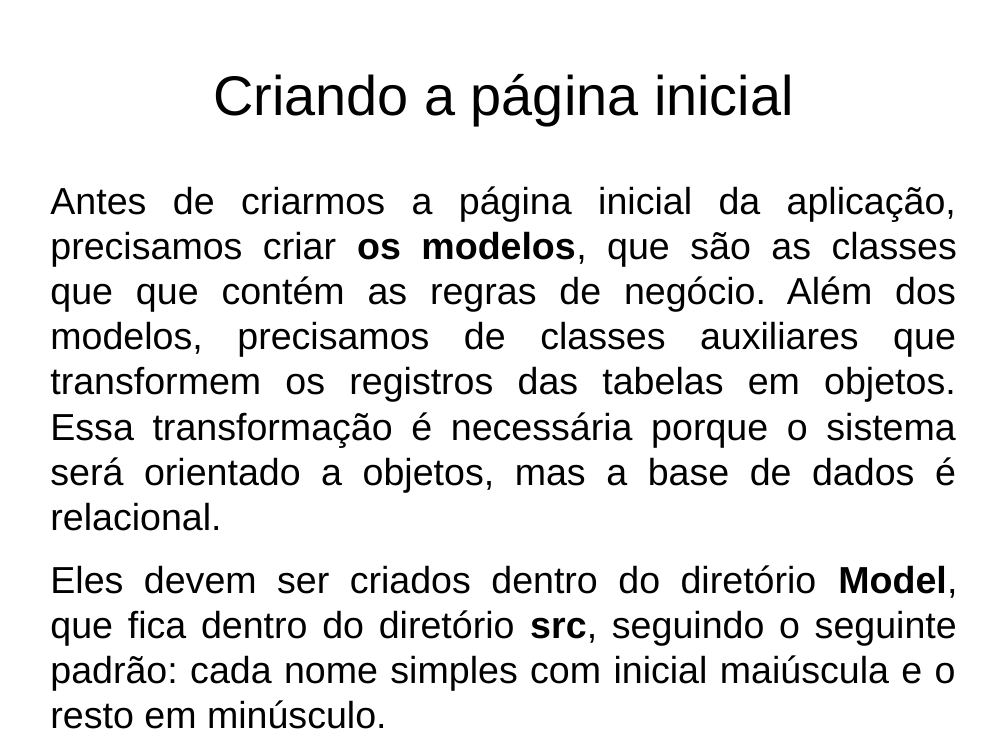
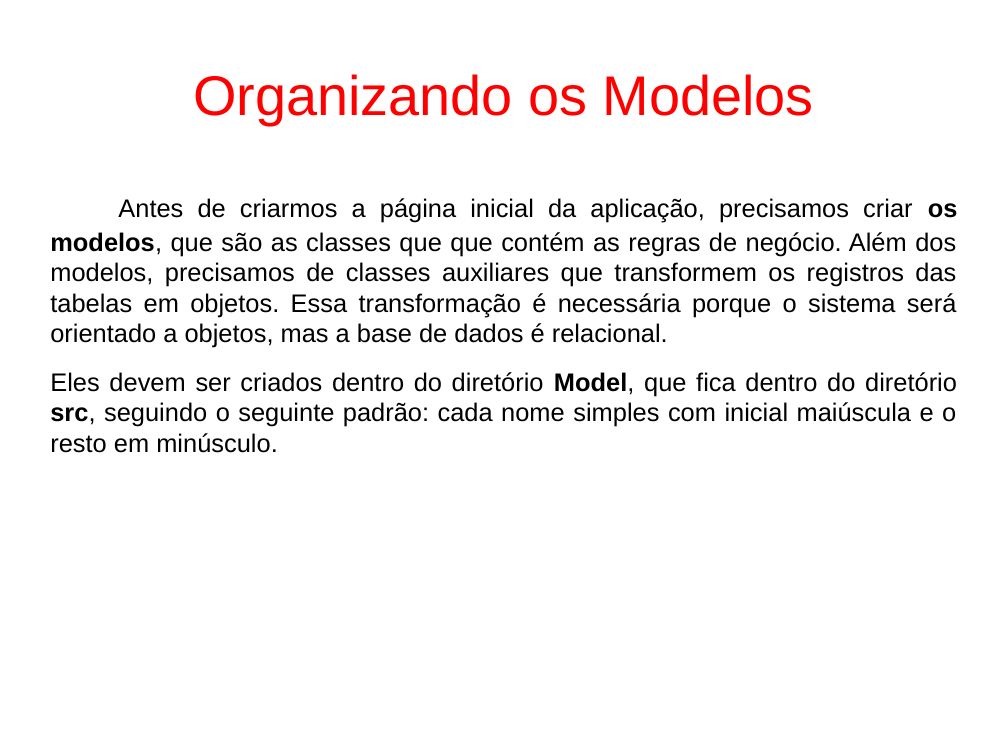
Before and after one commit to fgsl/lojasacme, a slide deck: slide 22 of docs/tutorial.odp. Drawn at 1008x756 pixels with LibreOffice and Linux fonts; fonts in the diff are those of the drawing. Boxes give left, top, right and bottom in pixels: in the first picture for what was removed or moved away, otherwise in the second. Text is boxed around its words. In the diff, an @@ line names an element or a change of style, - is before the commit and + after.

```diff
--- a/docs/tutorial.odp
+++ b/docs/tutorial.odp
@@ title at [193, 74, 814, 125]: text changed; text colour #000000 to #FF0000 @@
-Criando a página inicial
+Organizando os Modelos
@@ text "Antes de criarmos a página ..." at [50, 198, 958, 453]: size 29.6 to 20 pt @@
```
Also in this commit, not shown: 24 other slides changed, 9 slides added, 7 slides removed, 1 other file.
